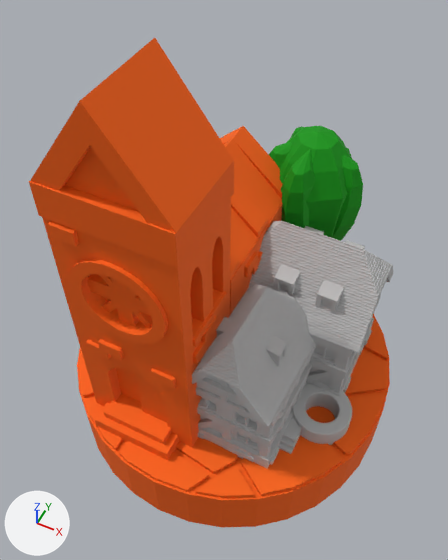
Renders of the glTF model public/assets/settlements.glb from each side of a commit.
Camera for both pictures: a 50 mm camera at (7.5, -16.0, 27.8) aimed at (0.0, -0.9, 8.9). The lights are fixed; the arrows at lower left show +X, +Y and +Z. The picture after the commit comes second. Vertices at exactly the same position are counted once.

Objects in the first picture: 'settlements'.
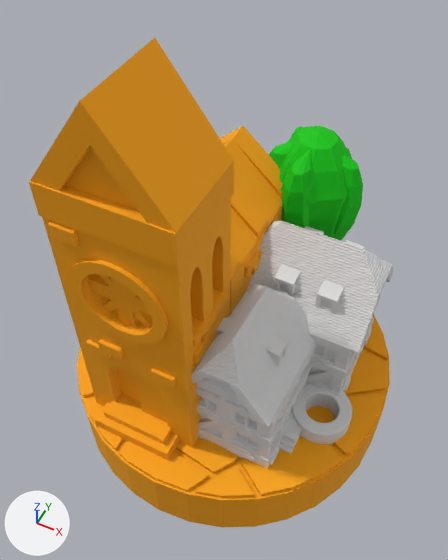
The edits, one by one:
me_settlement_1 has 14123 vertices, 28296 faces and spans x -7.5..7.5, y -7.5..7.5, z 0.0..19.3.
me_settlement_1 is used by ob_settlements; location (0.0, 0.0, 0.0).
me_settlement_1 part 1: 28296 faces centred in x -7.5..7.5, y -7.5..7.5, z 0.0..18.2 are repainted in the vertex colours; the middle colour goes from light grey #bfbfbf to light grey #e0e0e0.

What differs and where, as boxes (x1, y1, x2, y2) in the pictures (448 x 560 px):
part 1 of me_settlement_1, recoloured: (29, 38, 394, 528) in both
